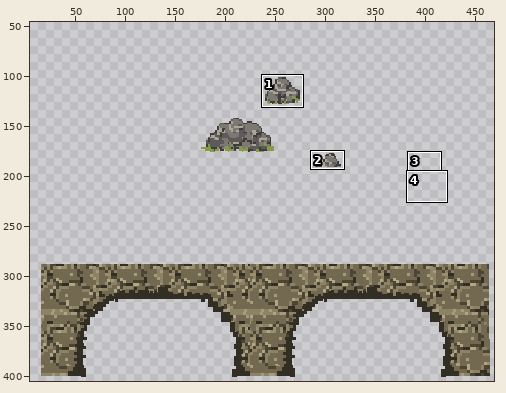
One commit to this sprite sheet: sprites/spr_bridge/fb3e98df-7257-4962-b969-ae9c091f157c.png. Above: a wide view before the commit, with the close-up outlined.
Close-up. Before the commit:
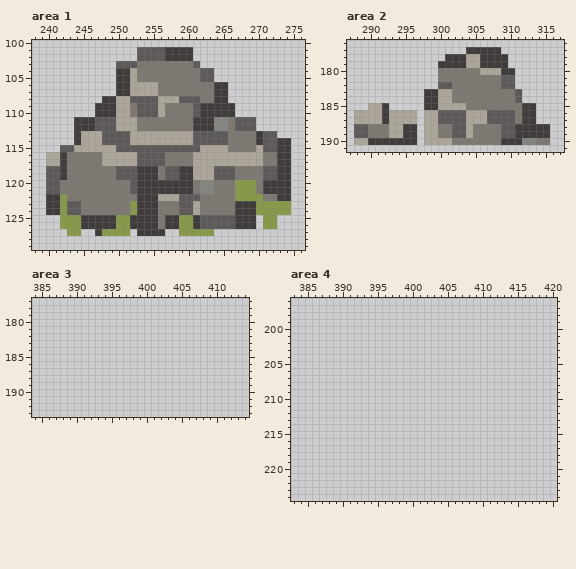
The file is 500x500 pixels. Shown: area 1: x 238..276, y 100..129; area 2: x 287..317, y 176..191; area 3: x 384..414, y 177..193; area 4: x 383..420, y 196..224. The wide view leaves out empty margins. The commit also changed other parts of the picture, which this record leaves out.
Once edited:
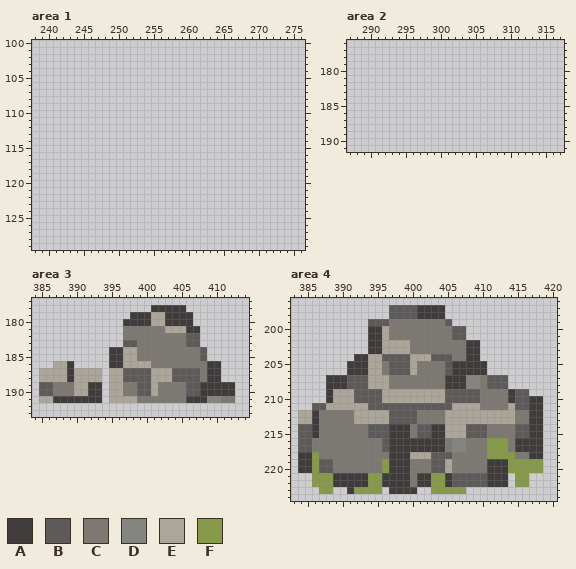
Palette (. is transparent): A #403c3b  B #5e5a59  C #7d7872  D #848480  E #aca69a  F #869a49
Difference:
Changed rows in their new state; - is an unchanged pixel.
Area 1:
first column x 240:
101 -------------........--------------
102 -------------........--------------
103 ----------............-------------
104 ----------..............-----------
105 ----------..............-----------
106 ----------................---------
107 ----------................---------
108 --------..................---------
109 -------....................--------
110 -------....................--------
111 ----..........................-----
112 ----..........................-----
113 ----.............................--
114 ----...............................
115 --.................................
116 ...................................
117 ...................................
118 ...................................
119 ...................................
120 ...................................
121 ...................................
122 ...................................
123 ...................................
124 ...................................
125 --............................-..--
126 --............................-..--
127 ---..--.....-....--.....-----------
Area 2:
first column x 288:
177 ----------------.....-------
178 -------------.........------
179 ------------..........------
180 ------------...........-----
181 ------------...........-----
182 ------------...........-----
183 ----------..............----
184 ----------..............----
185 --...-----................--
186 .........-................--
187 .........-................--
188 .........-..................
189 .........-..................
190 .........-..................
Area 3:
first column x 385:
178 ----------------AAAAA-------
179 -------------AAAEEAAAA------
180 ------------AAAAEEAAAA------
181 ------------CCCCCCEEEAA-----
182 ------------CCCCCCCCCBB-----
183 ------------BBCCCCCCCBB-----
184 ----------AAEECCCCCCCCCB----
185 ----------AAEECCCCCCCCCB----
186 --EEA-----AAEEEECCCCCCCCAA--
187 EEEEAEEEE-EEBBBBEEEBBBBCAA--
188 EEEEAEEEE-EEBBBBEEEBBBBCAA--
189 BBCCCEEAA-EECCBBECCCCBBAAAAA
190 BBCCCEEAA-EECCBBECCCCBBAAAAA
191 EEAAAAAAA-EEEECCCCCCCAAADDCC
Area 4:
first column x 384:
197 -------------BBBBAAAA--------------
198 -------------BBBBAAAA--------------
199 ----------BBBCCCCCCCCB-------------
200 ----------AAECCCCCCCCCBB-----------
201 ----------AAECCCCCCCCCBB-----------
202 ----------AAEEEECCCCCCCCAA---------
203 ----------AAEEEECCCCCCCCAA---------
204 --------AAEEBBBBEEEBBBCCAA---------
205 -------AAAEECBBBECCCCBAAAAA--------
206 -------AAAEECBBBECCCCBAAAAA--------
207 ----AAABBBEEECCCCCCCCAAADDCBBB-----
208 ----AAABBBEEECCCCCCCCAAADDCBBB-----
209 ----AEEEBBBBEEEEEEEEEBBBBBCCCCABB--
210 ----AEEEBBBBEEEEEEEEEBBBBBCCCCABBAA
211 --BBEEEEEEBBBBBBBBBBBBEEEECCCCEBBAA
212 EEACCCCCEEEEEBBBBCCCCEEEEEEEEEECCAA
213 EEACCCCCEEEEEBBBBCCCCEEEEEEEEEECCAA
214 BBACCCCCCCBBBAAACBBAAEEEBBBCCCCBBAA
215 BBACCCCCCCBBBAAACBBAAEEEBBBCCCCBBAA
216 BBCCCCCCCCCCBAAAAAAAACDDCCCFFFCAAAA
217 BBCCCCCCCCCCBAAAAAAAACDDCCCFFFCAAAA
218 AAFCCCCCCCCCCAAAEEEBBBCCCCCFFFFCCAA
219 AAFBBCCCCCCCFAAACCCBBECCCCCAAAFFFFF
220 AAFBBCCCCCCCFAAACCCBBECCCCCAAAFFFFF
221 --FFFAAAAAFFAAAACAAFFABBBBBAAA-FF--
222 --FFFAAAAAFFAAAACAAFFABBBBBAAA-FF--
223 ---FF--AFFFF-AAAA--FFFFF-----------
Changed places in both close-ups, as pixel boxes (x1, y1, x2, y2):
erased: (46, 47, 291, 236)
erased: (354, 47, 550, 145)
added: (39, 305, 235, 403)
added: (298, 305, 543, 494)
